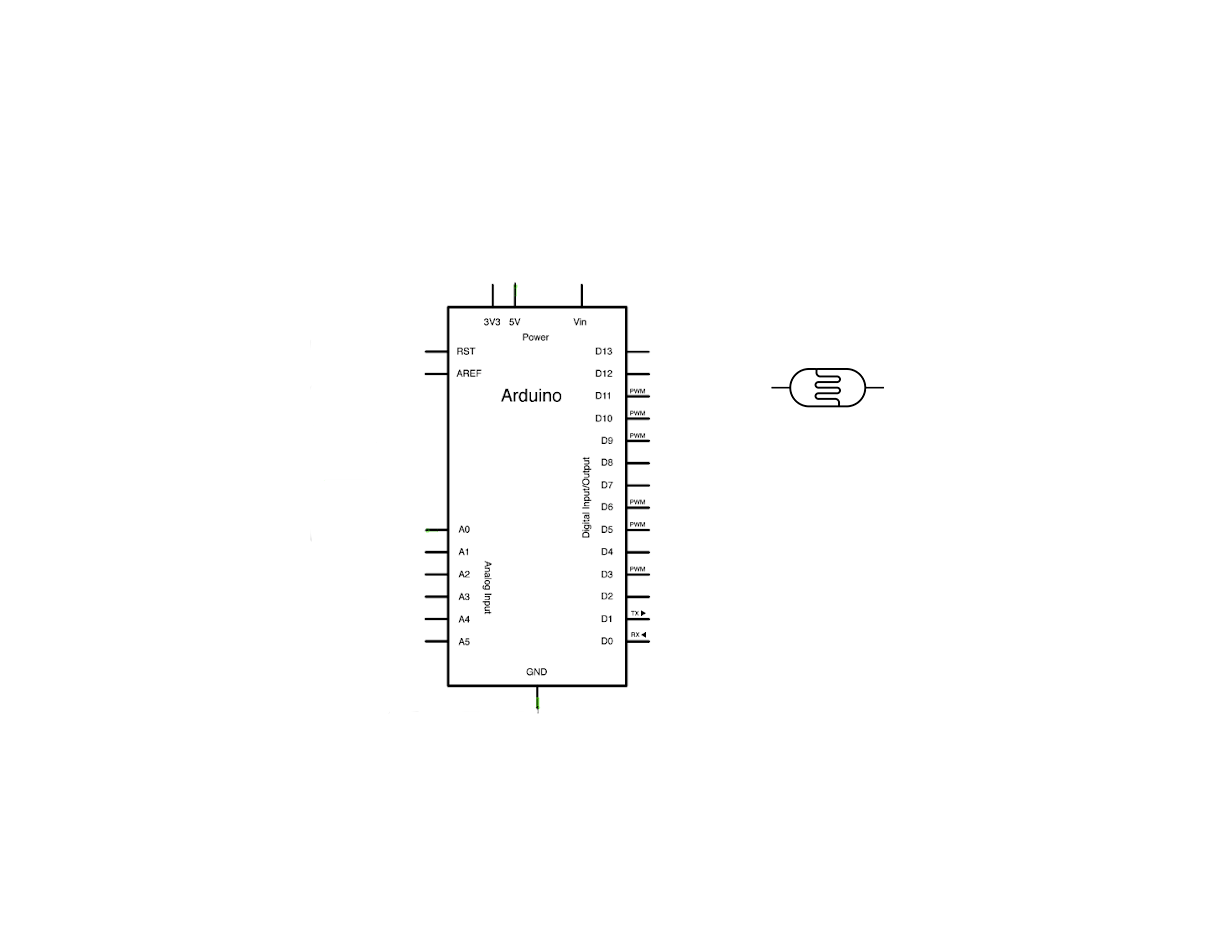
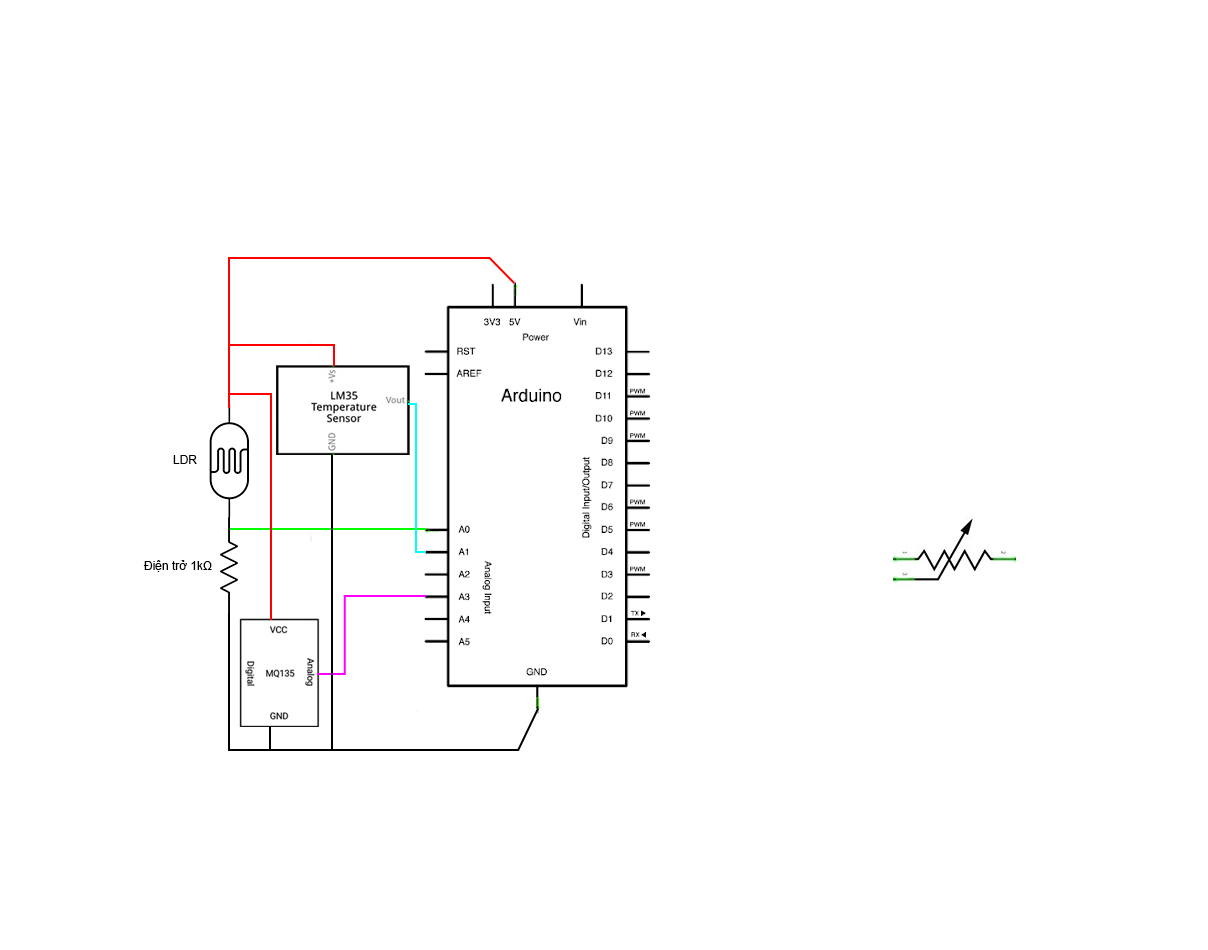
Two versions of the same layered image (1208x950). Layer-by-layer changes:
added group "LCD" with 1 layers above "LM35" over [893, 516, 1016, 588]
added layer "Potentiometer" in group "LCD" over [893, 516, 1016, 588]
added group "LM35" (1st of 3) with 7 layers above "MQ135" over [238, 365, 417, 477]
added group "Wires" (1st of 3, in "LM35") with 3 layers in group "LM35" over [408, 403, 417, 477]
added layer "Shape 5" in group "Wires" over [408, 403, 417, 477]
added layer "LM35" (3rd of 3, in "LM35") in group "LM35" over [276, 365, 410, 455]
added group "MQ135" (1st of 2) with 5 layers above "LDR" over [239, 597, 346, 729]
added group "Wires" (2nd of 3, in "MQ135") with 3 layers in group "MQ135" over [317, 597, 346, 675]
added layer "Shape 8" in group "Wires" over [317, 597, 346, 675]
added layer "MQ135" (2nd of 2, in "MQ135") in group "MQ135" over [239, 617, 320, 729]
added group "LDR" (1st of 3) with 9 layers above "Background copy" over [143, 259, 538, 749]
added group "Wires" (3rd of 3, in "LDR") with 3 layers in group "LDR" over [489, 259, 538, 749]
added layer "Shape 1" in group "Wires" over [517, 708, 538, 749]
added layer "Wire" in group "Wires" over [489, 259, 514, 284]
added group "Texts" (2nd of 2, in "LDR") with 2 layers in group "LDR" over [143, 455, 212, 572]
added layer "Điện trở 1kΩ" in group "Texts" over [143, 560, 212, 572]
added layer "LDR" (2nd of 3, in "LDR" › "Texts") in group "Texts" over [173, 455, 197, 464]
moved "LDR" (3rd of 3, in "LDR") into group "LDR", painted on it over [209, 368, 884, 517]
added layer "Resistor" in group "LDR" over [220, 517, 238, 617]
